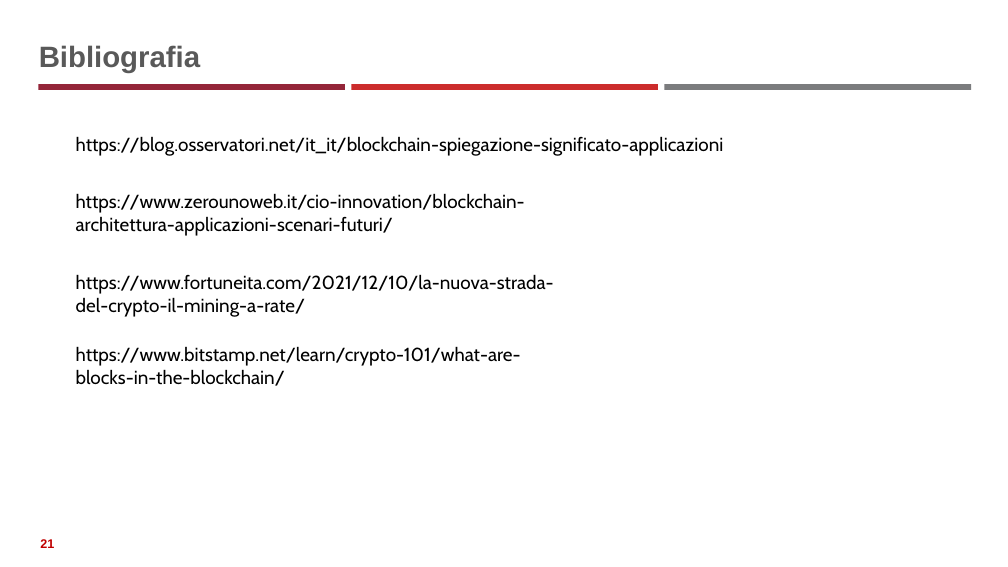
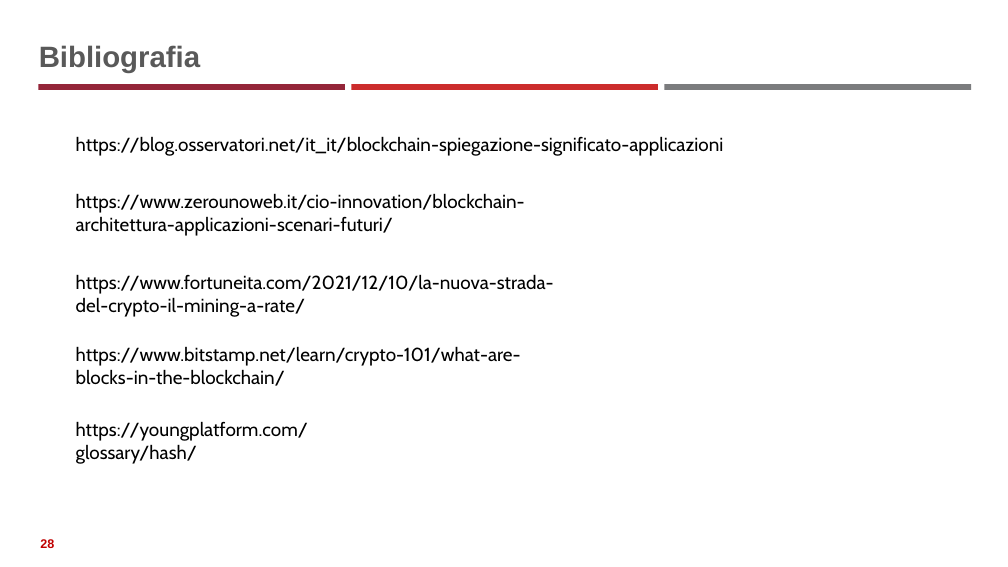
Before and after one commit to neural1977/data_science_interview_material, a slide deck: slide 28 of Assicurazioni/Distributed Ledger Technology_ita.pptx (slide 21 before the commit). Drawn at 1008x567 pixels with LibreOffice and Linux fonts; fonts in the diff are those of the drawing. Boxes give left, top, right and bottom in pixels: in the first picture for what was removed or moved away, otherwise in the second. Text is boxed around its words. In the diff, an @@ line names an element or a change of style, - is before the commit and + after.

```diff
--- a/Assicurazioni/Distributed Ledger Technology_ita.pptx
+++ b/Assicurazioni/Distributed Ledger Technology_ita.pptx
@@ text added at box(76, 421, 308, 464), 18 pt, text #000000 @@
+https://youngplatform.com/glossary/hash/
@@ page number at box(40, 539, 54, 548): text changed @@
-21
+28
```
Also in this commit, not shown: 1 other slide changed, 7 slides added, 1 other file.
